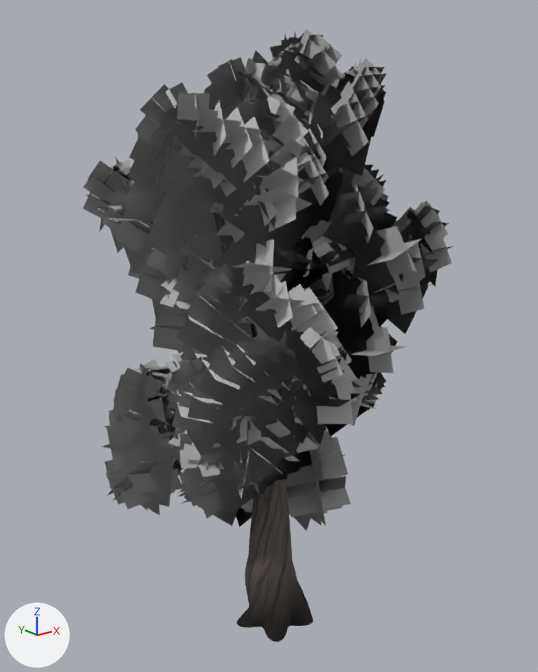
Two versions of the glTF model assets/nature/TwistedTree_4.gltf, one commit apart.
Camera for both pictures: a 50 mm lens placed at (-13.56, -16.65, 16.45), pointed at (0.93, 1.46, 9.21). Lighting does not change. The marker at lower left points along +X, +Y and +Z. The first picture is the older version. Vertices at exactly the same position are counted once.

The first picture shows 'TwistedTree_4'.
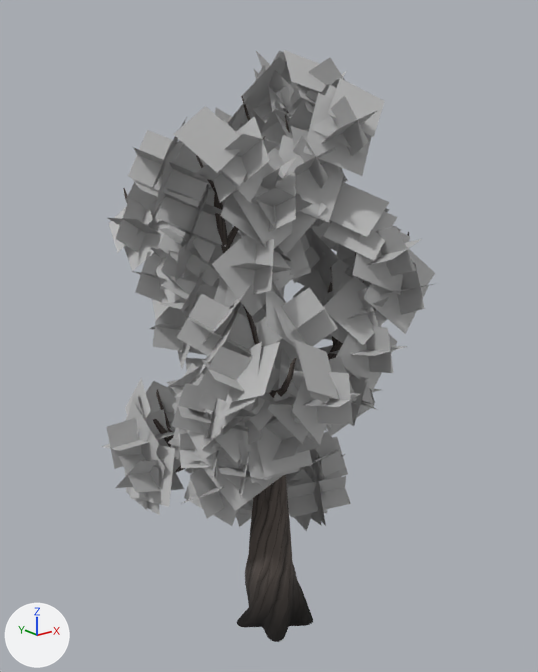
The change, as JSON lines over the scene's bpy script:
```json
{"block": "me_tree_041", "where": "# used by ob_twistedtree_4; location = (0.0, 0.0, 0.0)"}
{"op": "remove", "block": "me_tree_041", "code": "me_tree_041.from_pydata(...)  # 9029 vertices, 9600 faces; spans x -4.3..6.1, y -4.2..7.1, z -0.2..18.5"}
{"op": "add", "block": "me_tree_041", "code": "me_tree_041.from_pydata(...)  # 2867 vertices, 2868 faces; spans x -4.3..5.5, y -4.0..6.6, z -0.2..18.0"}
{"block": "me_tree_041", "change": "me_tree_041 part 1: 919 loose pieces with 3676 vertices, spanning x -4.3..6.1, y -4.2..7.1, z 2.2..18.5, are deleted"}
{"block": "me_tree_041", "change": "me_tree_041 part 2: 103 vertices moved within x -2.7..3.6, y -2.7..5.1, z 3.3..17.3; 2486 vertices removed from x -3.1..4.8, y -2.8..6.0, z -0.2..17.4"}
```

Where the change shows, as pixel boxes (x1, y1, x2, y2) in the pictures (538 x 672 px):
```json
{"object": "TwistedTree_4", "change": "reshaped", "before": [83, 29, 453, 642], "after": [101, 50, 435, 642], "on screen": "10% narrower"}
{"part": 1, "of": "me_tree_041", "change": "deleted", "before": [83, 29, 453, 523]}
{"part": 2, "of": "me_tree_041", "change": "cut back", "before": [147, 50, 389, 640], "after": [153, 93, 351, 517], "on screen": "mostly hidden"}
```
